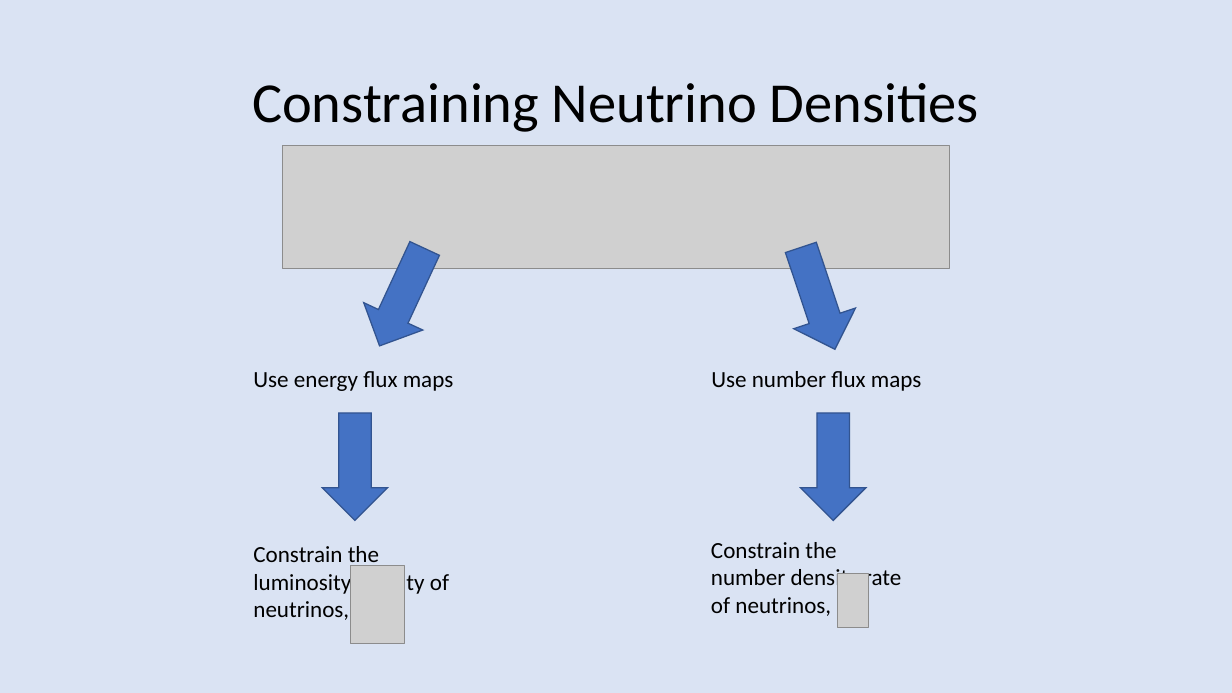
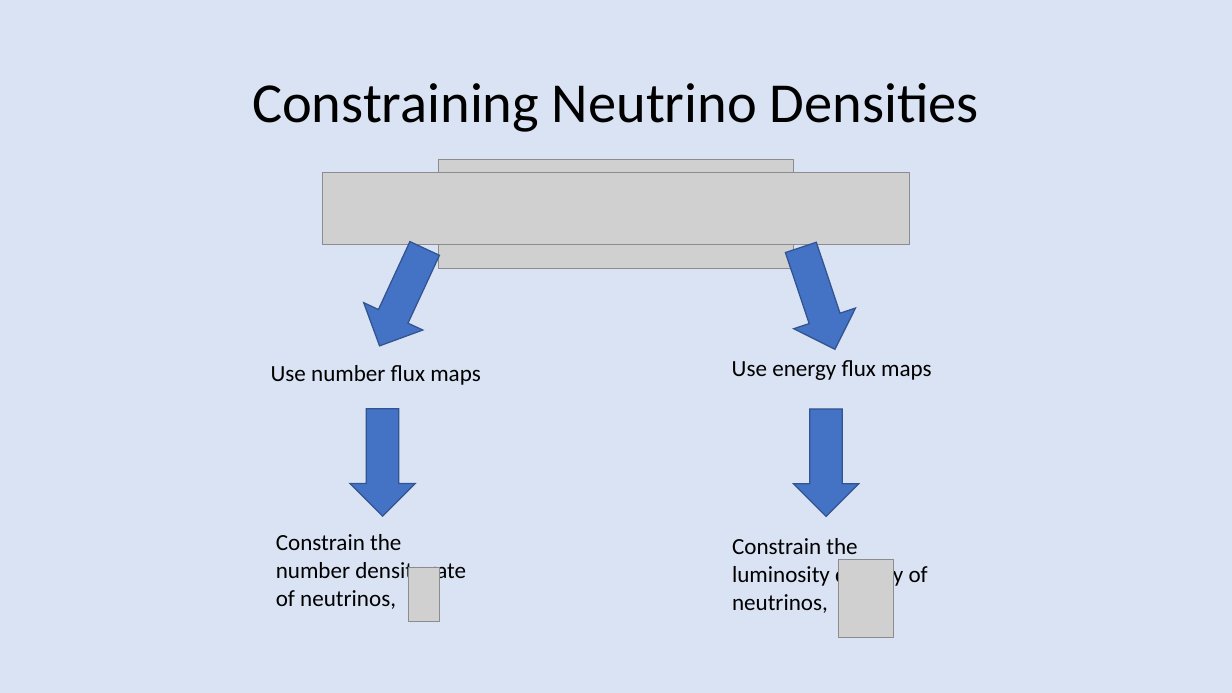
Before and after one commit to BenGPatterson/NeutrinoCrossCorrelations, a slide deck: slide 6 of Nuxcorr_slides.pptx. Drawn at 1232x693 pixels with LibreOffice and Linux fonts; fonts in the diff are those of the drawing; grey boxes stand for pictures. Boxes give left, top, right and bottom in pixels: in the first picture for what was removed or moved away, otherwise in the second. Text is boxed around its words. In the diff, an @@ line names an element or a change of style, - is before the commit and + after.

Commit message:
updated slides

```diff
--- a/Nuxcorr_slides.pptx
+++ b/Nuxcorr_slides.pptx
@@ picture: place and size @@
-picture at [283, 146, 949, 269]
+picture at [323, 173, 909, 245]
@@ text "Use number flux maps": place and size @@
-text "Use number flux maps" at [711, 371, 922, 391]
+text "Use number flux maps" at [271, 365, 481, 385]
@@ text "Use energy flux maps": place and size @@
-text "Use energy flux maps" at [253, 371, 454, 391]
+text "Use energy flux maps" at [732, 360, 932, 380]
@@ down arrow: place and size @@
-down arrow at [323, 413, 387, 520]
+down arrow at [350, 409, 415, 516]
@@ down arrow: place and size @@
-down arrow at [801, 413, 866, 520]
+down arrow at [794, 409, 859, 517]
@@ text "Constrain the number density rate ...": place and size @@
-text "Constrain the number density rate ..." at [711, 542, 901, 616]
+text "Constrain the number density rate ..." at [276, 534, 466, 609]
@@ text "Constrain the luminosity density of ...": place and size @@
-text "Constrain the luminosity density of ..." at [253, 546, 449, 620]
+text "Constrain the luminosity density of ..." at [732, 538, 928, 613]
@@ picture: place and size @@
-picture at [837, 574, 869, 628]
+picture at [409, 568, 440, 622]
@@ picture: place and size @@
-picture at [350, 566, 405, 644]
+picture at [839, 560, 894, 639]
```
